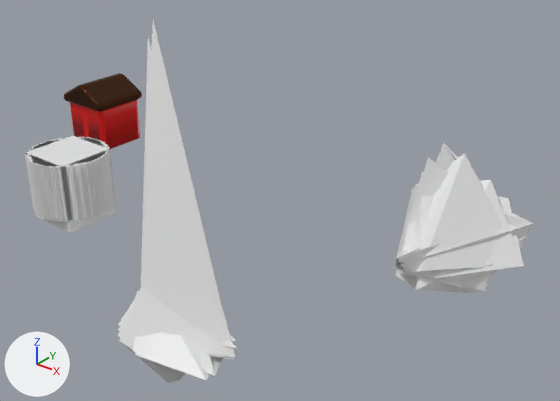
A saved change to the Blender file assets/building_templates.blend.
One viewpoint serves both versions: a camera (50 mm lens) standing at (4.61, -6.72, 4.14) and looking at (-0.7, -0.08, 0.03). The lights are fixed; the arrows at lower left show +X, +Y and +Z.

The older version as bpy lines, for what is in view:
```python
me_cube = bpy.data.meshes.new('Cube')
me_cube.from_pydata(...)  # 120 vertices, 90 faces; spans x -1.41..2.46, y -1.5..1.39, z -1.78..7.0
me_cube.materials.append(mat_material)  # white #e7e7e7
me_cube_001 = bpy.data.meshes.new('Cube.001')
me_cube_001.from_pydata(...)  # 120 vertices, 90 faces; spans x -1.41..1.41, y -1.41..1.41, z -1.0..1.47
me_cube_001.materials.append(mat_material_003)  # white #e7e7e7
me_cube_002 = bpy.data.meshes.new('Cube.002')
me_cube_002.from_pydata(...)  # 24 vertices, 22 faces; spans x -0.405..0.405, y -0.405..0.405, z 0.0..0.918
me_cube_002.polygons.foreach_set('use_smooth', [True] * 22)
# faces by material slot: [8, 14]
me_cube_002.materials.append(mat_material_001)  # red #e70500
me_cube_002.materials.append(mat_material_002)  # brown #533321
me_cube_003 = bpy.data.meshes.new('Cube.003')
me_cube_003.from_pydata(...)  # 120 vertices, 90 faces; spans x -1.48..2.71, y -2.22..2.54, z -1.42..3.82
me_cube_003.materials.append(mat_material_004)  # white #e7e7e7
ob_attack_building = bpy.data.objects.new('attack_building', me_cube)
ob_attack_building.location = (-1.03, -1.659, -0.815)
ob_attack_building.scale = (0.444, 0.444, 0.444)
ob_base_building = bpy.data.objects.new('base_building', me_cube_002)
ob_base_building.location = (-4.0, 0.0, 0.0)
_m = ob_base_building.modifiers.new('Bevel', 'BEVEL')
_m.segments = 5
_m.limit_method = 'WEIGHT'
_m.harden_normals = True
ob_defence_building = bpy.data.objects.new('defence_building', me_cube_001)
ob_defence_building.location = (-2.084, -2.045, 0.49)
ob_defence_building.scale = (0.315, 0.315, 0.315)
ob_generation_building = bpy.data.objects.new('generation_building', me_cube_003)
ob_generation_building.location = (0.929, 0.929, -0.657)
ob_generation_building.scale = (0.343, 0.343, 0.343)
```
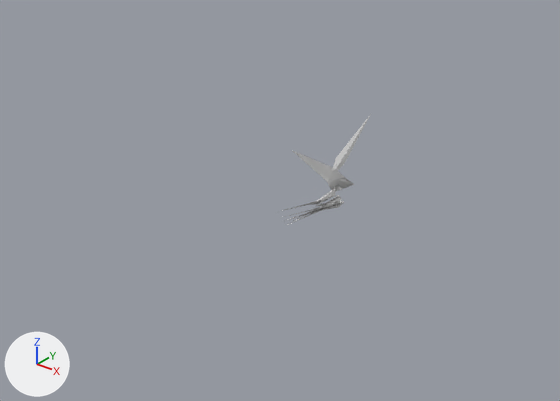
What differs and where, as boxes [x1, y1, x2, y2] in the pictures (560 x 401 px; the box of a moved part takes in the faces that stretch with it):
```json
{"object": "attack_building", "change": "hidden", "before": [118, 21, 237, 383]}
{"object": "generation_building", "change": "reshaped, moved", "before": [395, 142, 534, 294], "after": [278, 114, 371, 225], "on screen": "33% narrower, 27% shorter"}
{"object": "defence_building", "change": "hidden", "before": [25, 136, 116, 233]}
{"object": "base_building", "change": "hidden", "before": [64, 73, 142, 149], "on screen": "red"}
{"part": 2, "of": "me_cube_003", "change": "moved or reshaped", "before": [398, 205, 493, 291], "on screen": "not visible afterwards"}
{"part": 3, "of": "me_cube_003", "change": "moved or reshaped", "before": [401, 180, 523, 278], "on screen": "not visible afterwards"}
{"part": 4, "of": "me_cube_003", "change": "moved or reshaped", "before": [395, 142, 534, 294], "after": [289, 116, 370, 221]}
```

Scene script edits in JSON lines:
```json
{"block": "me_cube_002", "where": "me_cube_002.from_pydata(...)  # 24 vertices, 22 faces; spans x -0.405..0.405, y -0.405..0.405, z 0.0..0.918"}
{"block": "me_cube_002", "where": "# used by ob_base_building; location = (-4.0, 0.0, 0.0)"}
{"block": "me_cube_002", "change": "me_cube_002 part 1: the whole mesh is moved by (0.0, 0.0, -0.494)"}
{"block": "me_cube_003", "where": "# used by ob_generation_building; location = (0.929, 0.929, -0.657); scale = (0.343, 0.343, 0.343)"}
{"op": "remove", "block": "me_cube_003", "code": "me_cube_003.from_pydata(...)  # 120 vertices, 90 faces; spans x -1.48..2.71, y -2.22..2.54, z -1.42..3.82"}
{"op": "add", "block": "me_cube_003", "code": "me_cube_003.from_pydata(...)  # 120 vertices, 90 faces; spans x -1.12..0.43, y -2.21..1.99, z -0.69..3.09"}
{"block": "me_cube_003", "change": "me_cube_003 part 2: the loose piece of 8 vertices spanning x -1.2..2.28, y -1.43..2.16, z -0.83..1.83 is scaled about its middle by (0.00109, 0.000651, 0.00112), then moved by (-0.82, -1.29, 0.26)"}
{"block": "me_cube_003", "change": "me_cube_003 part 3: the loose piece of 8 vertices spanning x -1.48..2.7, y -1.56..2.49, z -0.67..2.57 is multiplied about its middle by the matrix ((0.0, 0.0, 0.0), (0.0, 0.0, 0.0), (0.0, 0.0, 0.0)), then moved by (-0.3, -1.27, -0.36)"}
{"block": "me_cube_003", "change": "me_cube_003 part 4: 98 of 120 vertices moved; they spanned x -1.48..2.71, y -2.22..2.54, z -1.42..3.82 and now span x -1.12..0.43, y -1.72..1.99, z -0.69..3.09; mean shift (-0.33, -0.36, -0.34); largest move (2.48, 2.48, 1.22) -> (0.04, -0.4, 0.35)"}
{"op": "set", "path": "ob_attack_building.location", "old": "(-1.03, -1.659, -0.815)", "new": "(0.0, 0.0, 0.156)"}
{"op": "set", "path": "ob_attack_building.scale", "old": "(0.444, 0.444, 0.444)", "new": "(0.0787, 0.0787, 0.0787)"}
{"op": "add", "block": "ob_attack_building", "code": "ob_attack_building.hide_set(True)"}
{"op": "set", "path": "ob_base_building.location", "old": "(-4.0, 0.0, 0.0)", "new": "(0.0, 0.0, 0.509)"}
{"op": "add", "block": "ob_base_building", "code": "ob_base_building.hide_set(True)"}
{"op": "set", "path": "ob_defence_building.location", "old": "(-2.084, -2.045, 0.49)", "new": "(0.0, 0.0, 0.315)"}
{"op": "add", "block": "ob_defence_building", "code": "ob_defence_building.hide_set(True)"}
{"op": "set", "path": "ob_generation_building.location", "old": "(0.929, 0.929, -0.657)", "new": "(0.0, -0.152, 0.103)"}
```
